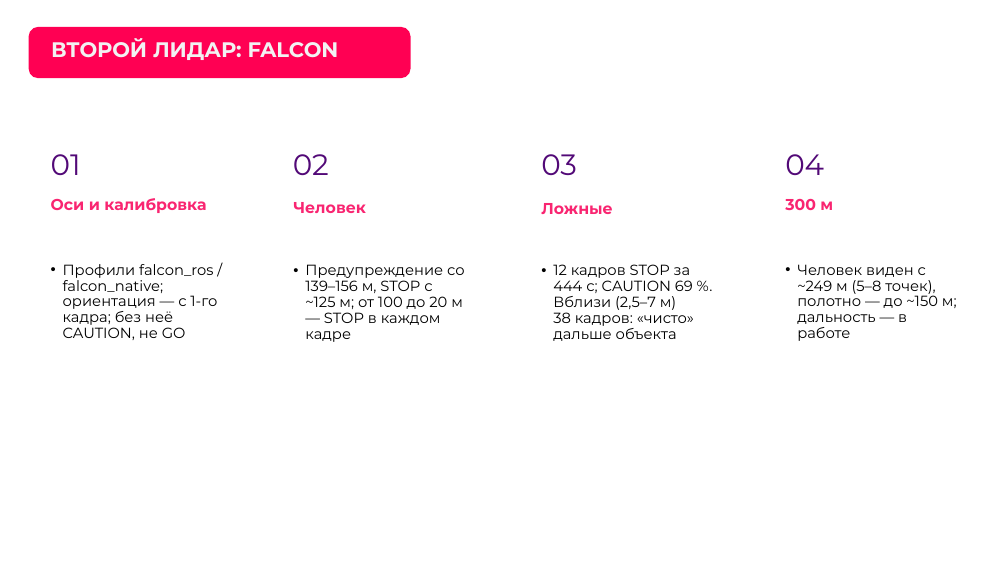
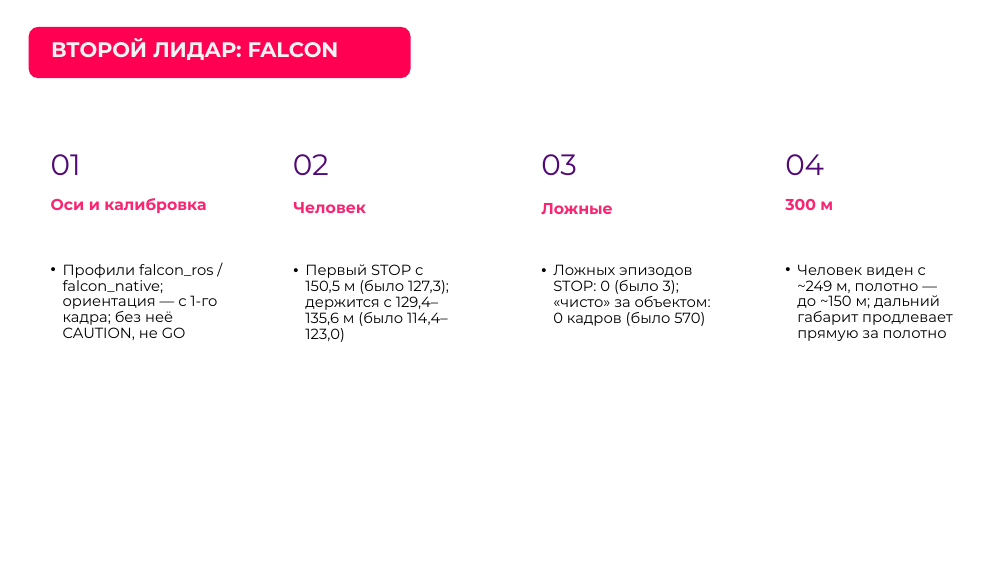
Before and after one commit to pmixay/ReSense, a slide deck: slide 14 of docs/presentation/ReSense_LCT2026.pptx. Drawn at 1008x567 pixels with LibreOffice and Linux fonts; fonts in the diff are those of the drawing; background and template pictures are left out. Boxes give left, top, right and bottom in pixels: in the first picture for what was removed or moved away, otherwise in the second. Text is boxed around its words. In the diff, an @@ line names an element or a change of style, - is before the commit and + after.

```diff
--- a/docs/presentation/ReSense_LCT2026.pptx
+++ b/docs/presentation/ReSense_LCT2026.pptx
@@ text at (305, 264, 449, 342): text changed @@
-• Предупреждение со 139–156 м, STOP с ~125 м; от 100 до 20 м — STOP в каждом кадре
+• Первый STOP с 150,5 м (было 127,3); держится с 129,4–135,6 м (было 114,4–123,0)
@@ text at (553, 264, 711, 326): text changed @@
-• 12 кадров STOP за 444 с; CAUTION 69 %. Вблизи (2,5–7 м) 38 кадров: «чисто» дальше объекта
+• Ложных эпизодов STOP: 0 (было 3); «чисто» за объектом: 0 кадров (было 570)
@@ text at (797, 264, 953, 341): text changed @@
-• Человек виден с ~249 м (5–8 точек), полотно — до ~150 м; дальность — в работе
+• Человек виден с ~249 м, полотно — до ~150 м; дальний габарит продлевает прямую за полотно
```
Also in this commit, not shown: 8 other slides changed, 6 other files.
